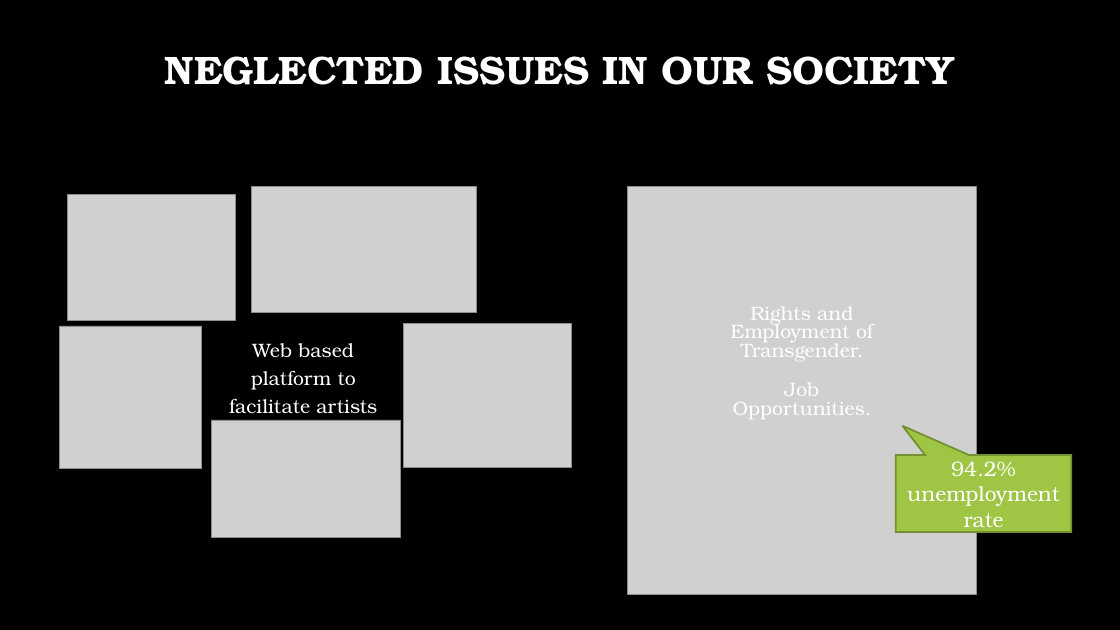
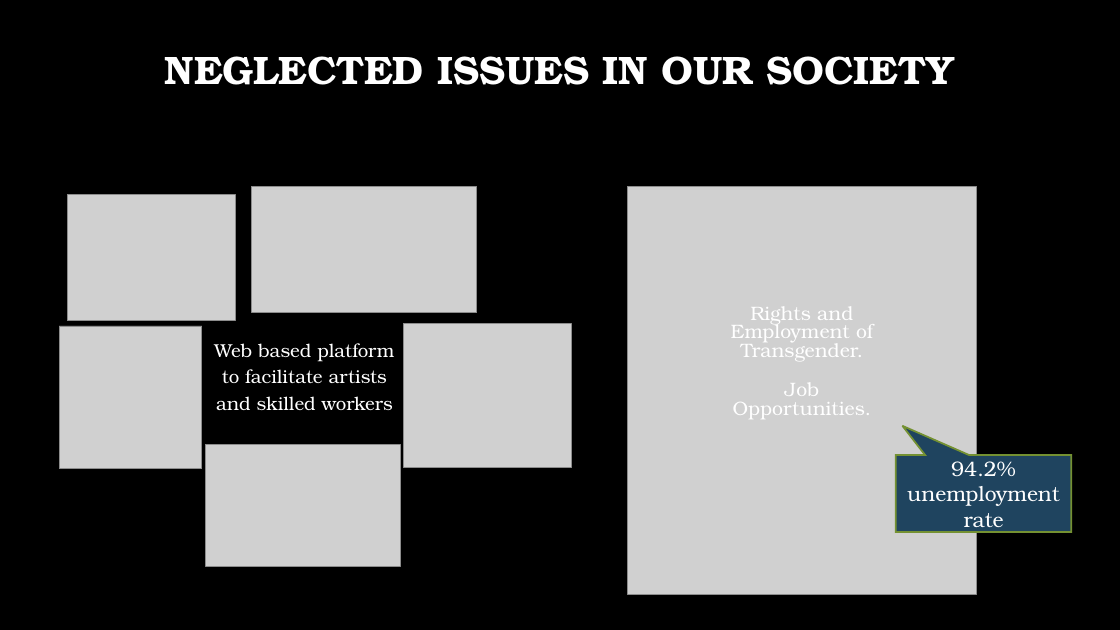
Before and after one commit to aimanahmedmoin1997/FinalYearProject, a slide deck: slide 3 of Kaavish Evaluation I/Evaluation I.pptx. Drawn at 1120x630 pixels with LibreOffice and Linux fonts; fonts in the diff are those of the drawing; grey boxes stand for pictures; background and template pictures are left out. Boxes give left, top, right and bottom in pixels: in the first picture for what was removed or moved away, otherwise in the second. Text is boxed around its words. In the diff, an @@ line names an element or a change of style, - is before the commit and + after.

```diff
--- a/Kaavish Evaluation I/Evaluation I.pptx
+++ b/Kaavish Evaluation I/Evaluation I.pptx
@@ text "Web based platform to facilitate ..." at <box>214,343,394,410</box>: size 16.6 to 16 pt @@
@@ picture: place and size @@
-picture at <box>212,420,400,538</box>
+picture at <box>206,444,401,566</box>
@@ speech box "94.2% unemployment rate" at <box>896,455,1071,533</box>: fill #9EC544 to #1F445F @@
```
Also in this commit, not shown: 7 other slides changed, 1 other file.
